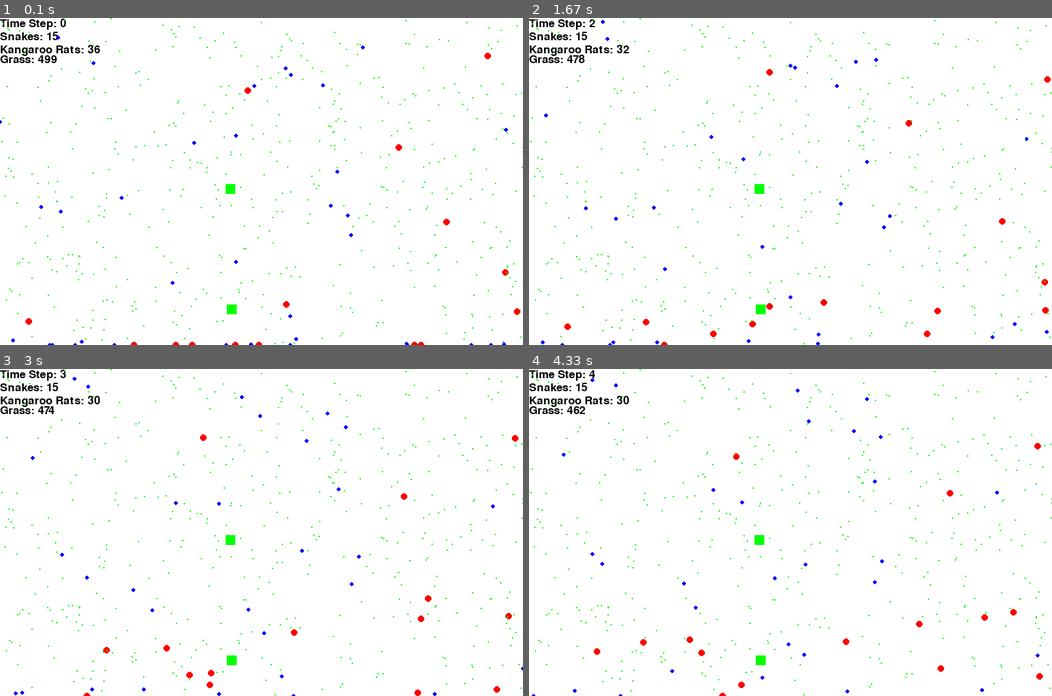
Above: before the commit, frames 1-4 (two rows, left to right).
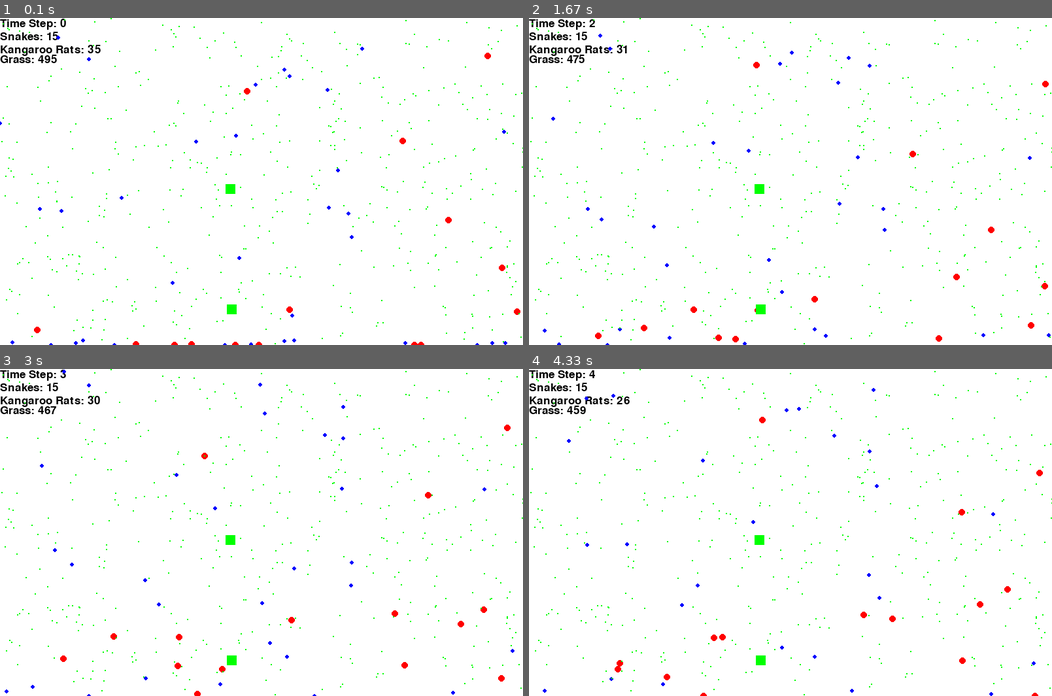
Above: after the commit, the same moments.

Repository: michaelremington2/uumarrty
Game: pygame game, started from Main.py
Two runs of this game, one before a commit and one after it. Both use one fixed random seed, a clock stepped at 60 frames per second and the inputs below.
Inputs:
- Up to frame 1 (0.1 s): no input
- Up to frame 2 (1.67 s): no input
- Up to frame 3 (3 s): no input
- Up to frame 4 (4.33 s): tap Enter at 3.33, 3.67, 4 s

The runs differ from the first frame. In frame 1, 0.4% of the frame differs, in the area x 0-98%, y 8-100%; in frame 2, 0.9%; in frame 3, 0.9%; in frame 4, 1.0%, in the area x 0-99%, y 2-100%.

Commit message:
Made updates to main script

Diff:
--- a/Main.py
+++ b/Main.py
@@ -2,7 +2,7 @@
 import random
 import organisms
 import time
-import numpy as np
+
 
 class sim:
     def __init__(self,initial_snake_pop,initial_kr_pop,initial_bush_pop,initial_grass_pop, end_time=0):
@@ -218,7 +218,7 @@
 
     def main(self):
         '''Main function that runs and compiles the program'''
-        fps = 30
+        fps = 40
         start = round(time.time())
         self.time_counter = 0
         self.set_organisms()
